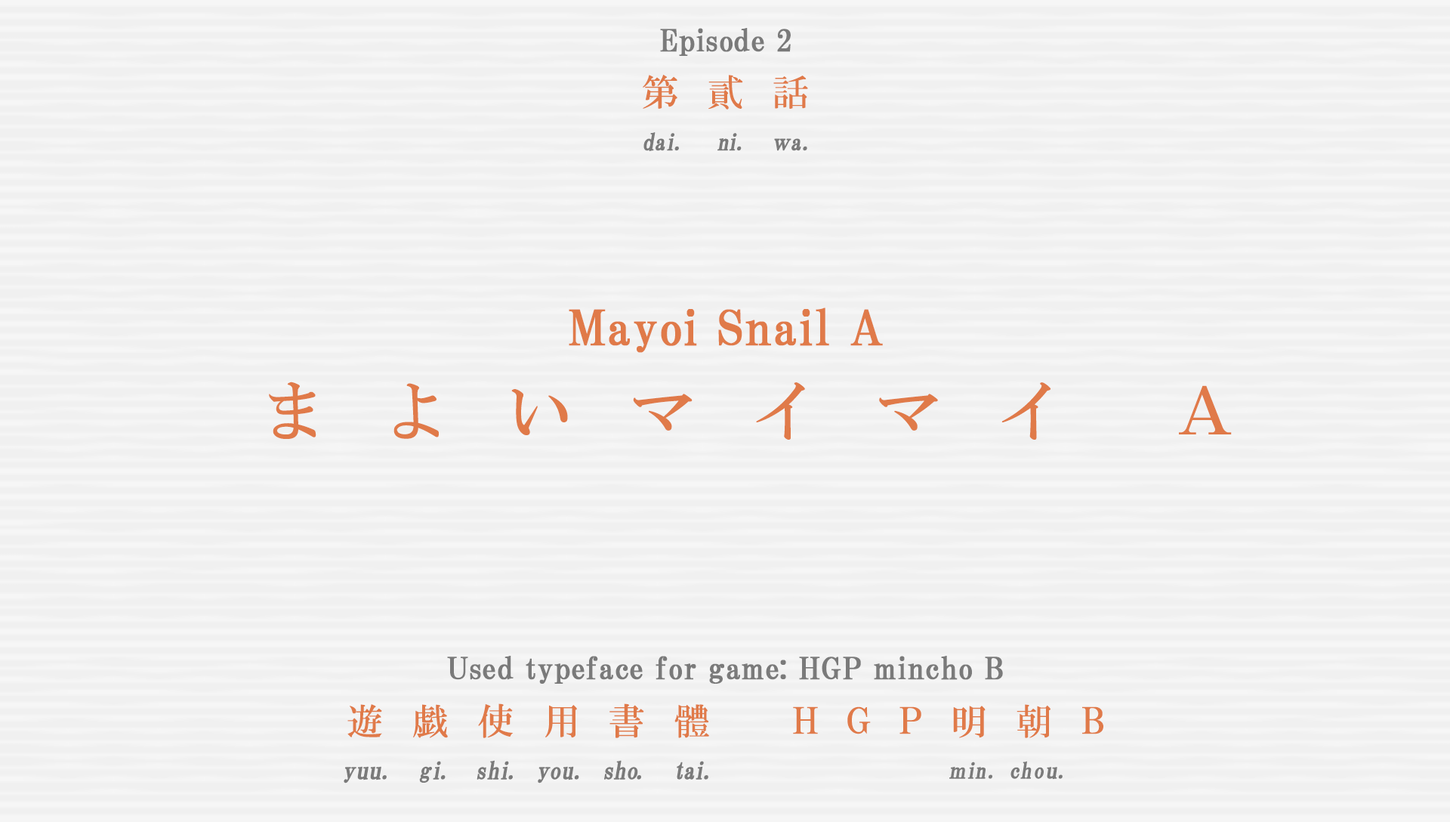
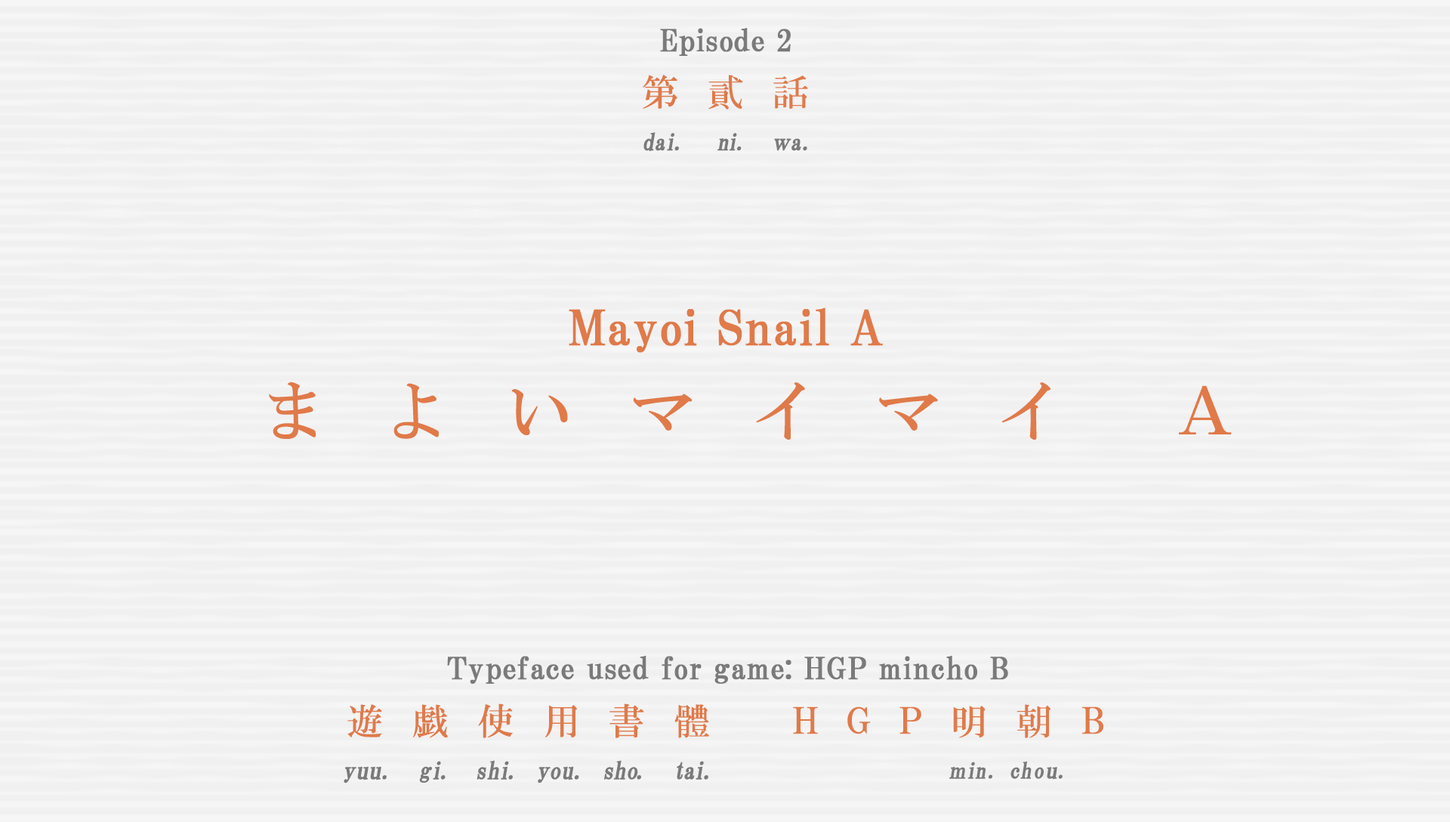
The second 1450 x 822 image is a revision of the first. Changes to its layers:
renamed "Used typeface for game: HGP mincho B" to "Typeface used for game: HGP mincho B", painted on it over [447, 655, 1009, 684]
